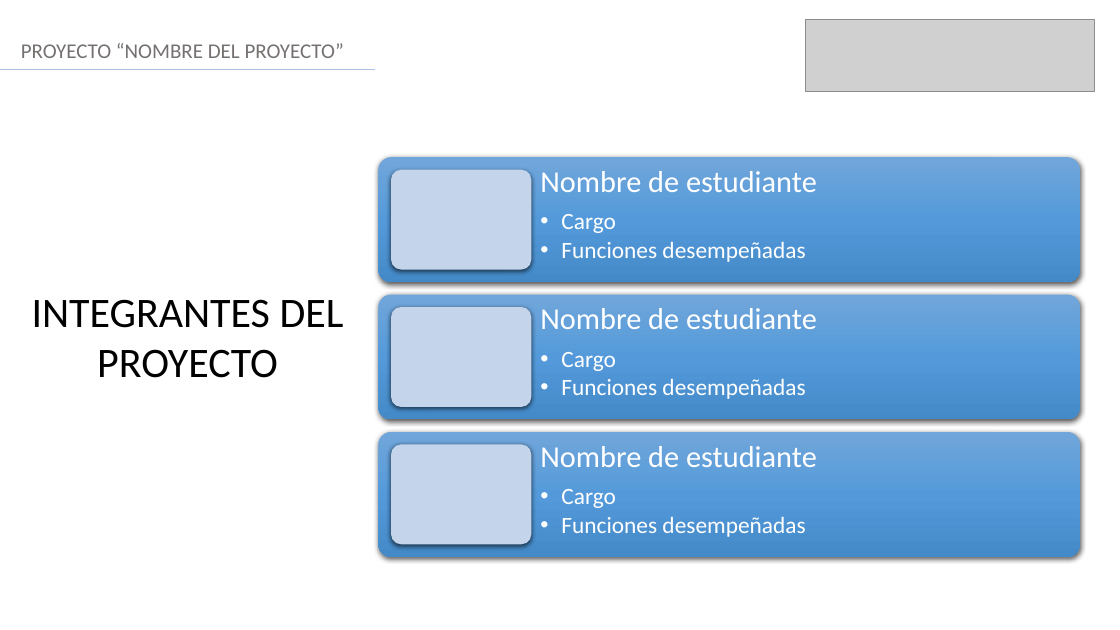
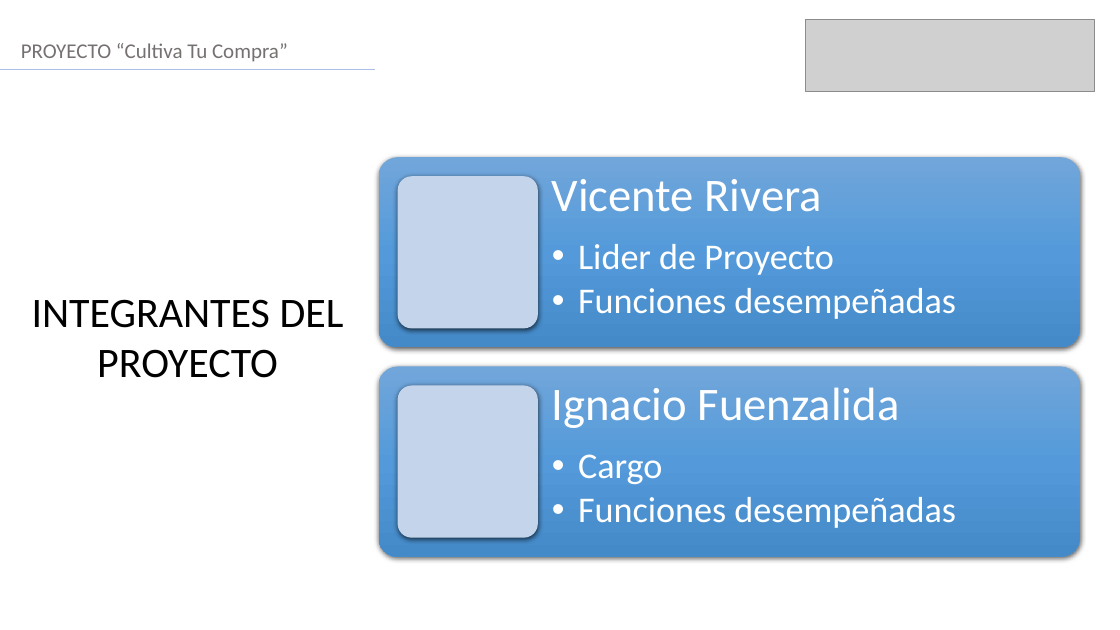
Before and after one commit to VichRo2005/cultiva_tu_compra, a slide deck: slide 2 of Fase 3/Evidencias Grupales/Formato Presentación final.pptx. Drawn at 1120x630 pixels with LibreOffice and Linux fonts; fonts in the diff are those of the drawing; grey boxes stand for pictures. Boxes give left, top, right and bottom in pixels: in the first picture for what was removed or moved away, otherwise in the second. Text is boxed around its words. In the diff, an @@ line names an element or a change of style, - is before the commit and + after.

```diff
--- a/Fase 3/Evidencias Grupales/Formato Presentación final.pptx
+++ b/Fase 3/Evidencias Grupales/Formato Presentación final.pptx
@@ text at (21, 43, 288, 62): text changed @@
-PROYECTO “NOMBRE DEL PROYECTO”
+PROYECTO “Cultiva Tu Compra”
@@ rounded rectangle: place and size @@
-rounded rectangle at (379, 157, 1081, 282)
+rounded rectangle at (379, 157, 1081, 348)
@@ rounded rectangle: place and size @@
-rounded rectangle at (392, 170, 532, 270)
+rounded rectangle at (397, 176, 538, 329)
@@ text at (552, 179, 834, 275): text changed; size 26 to 31 pt @@
-Nombre de estudiante
-  • Cargo
+Vicente Rivera
+  • Lider de Proyecto
@@ rounded rectangle removed at (379, 295, 1081, 420) @@
@@ text at (578, 288, 956, 319): size 20 to 31 pt in "Funciones desempeñadas"; indent changed; more space between paragraphs @@
@@ rounded rectangle removed at (392, 308, 532, 408) @@
@@ text removed at (540, 308, 817, 399) @@
-Nombre de estudiante
-  • Cargo
-  • Funciones desempeñadas
@@ rounded rectangle: place and size @@
-rounded rectangle at (379, 432, 1081, 557)
+rounded rectangle at (379, 366, 1081, 557)
@@ rounded rectangle: place and size @@
-rounded rectangle at (392, 444, 532, 544)
+rounded rectangle at (397, 386, 538, 538)
@@ text "Ignacio Fuenzalida": place and size @@
-text "Ignacio Fuenzalida" at (540, 446, 817, 537)
+text "Ignacio Fuenzalida" at (552, 387, 956, 528)
@@ text at (552, 387, 900, 428): text changed; size 26 to 40 pt @@
-Nombre de estudiante
+Ignacio Fuenzalida
@@ text at (578, 454, 956, 528): size 20 to 31 pt in "Cargo", "Funciones desempeñadas"; indent changed; more space between paragraphs @@
```
Also in this commit, not shown: 6 other slides changed.
